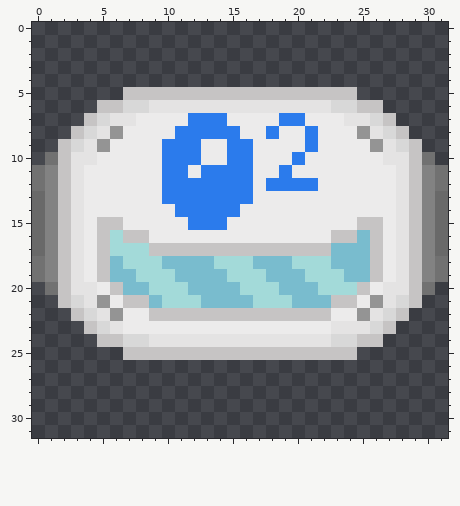
Pixel-art sprite, stored at Assets/Air_Capsule.png. The picture above was drawn from the file before the commit.
The file is 192x192 pixels, drawn in blocks of 6x6; one block is one cell here.
Now the later version:
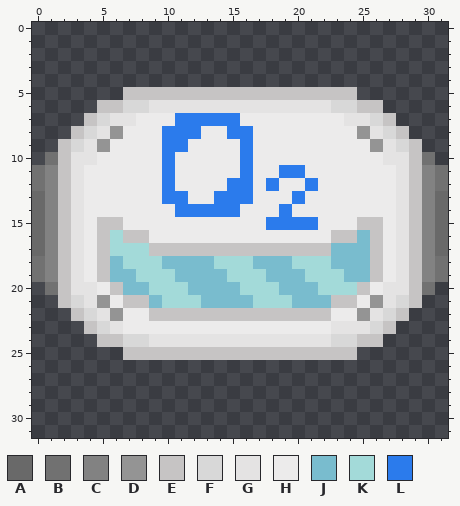
Palette (. is transparent): A #696969  B #717171  C #828282  D #949494  E #c6c4c4  F #d8d8d8  G #e4e3e3  H #ecebeb  J #79bcce  K #a3dad9  L #2b7bec
Edits made:
@@ x 8..23 @@
  6 FGGGGGGGGGGGGGGF
- 7 HHHHLLLHHHHLLHHH
- 8 HHHLLLLLHHLHHLHH
- 9 HHLLLHHLLHHHHLHH
-10 HHLLLHHLLHHHLHHH
-11 HHLLHLLLLHHLHHHH
-12 HHLLLLLLLHLLLLHH
-13 HHLLLLLLLHHHHHHH
-14 HHHLLLLLHHHHHHHH
-15 HHHHLLLHHHHHHHHH
+ 7 HHHLLLLLHHHHHHHH
+ 8 HHLLLHHLLHHHHHHH
+ 9 HHLLHHHHLHHHHHHH
+10 HHLHHHHHLHHHHHHH
+11 HHLHHHHHLHHLLHHH
+12 HHLHHHHLLHLHHLHH
+13 HHLLHHLLLHHHLHHH
+14 HHHLLLLLHHHLHHHH
+15 HHHHHHHHHHLLLLHH
 16 EHHHHHHHHHHHHHHE
Where, in picture pixels (left, top, right, bottom), the same in both pictures:
changed: (162, 113, 318, 230)
